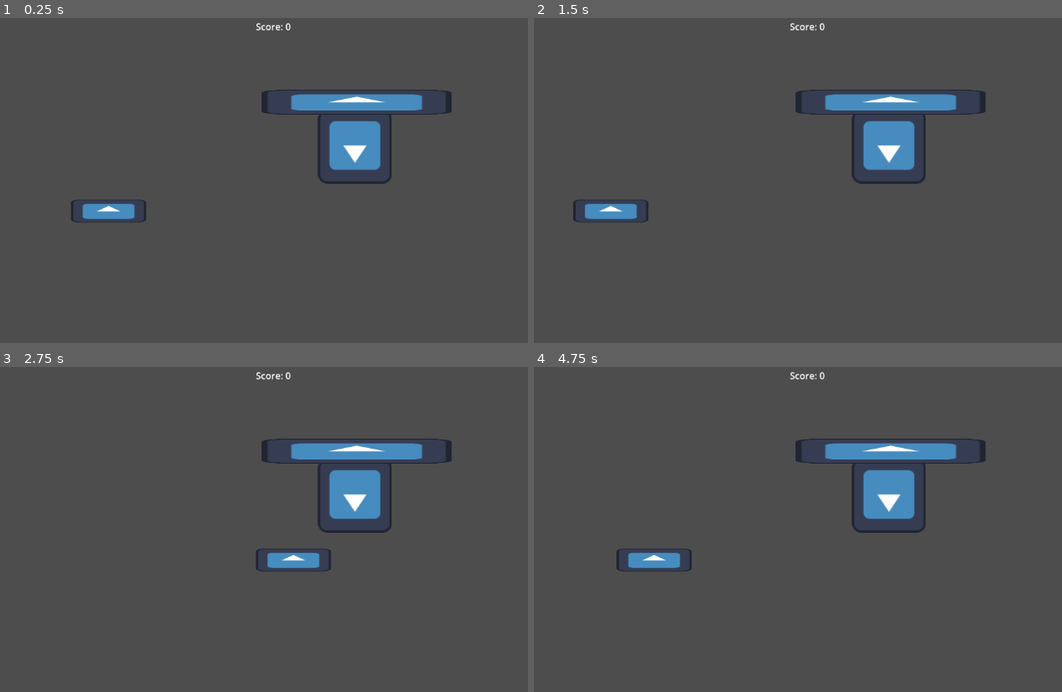
Above: before the commit, frames 1-4 (two rows, left to right).
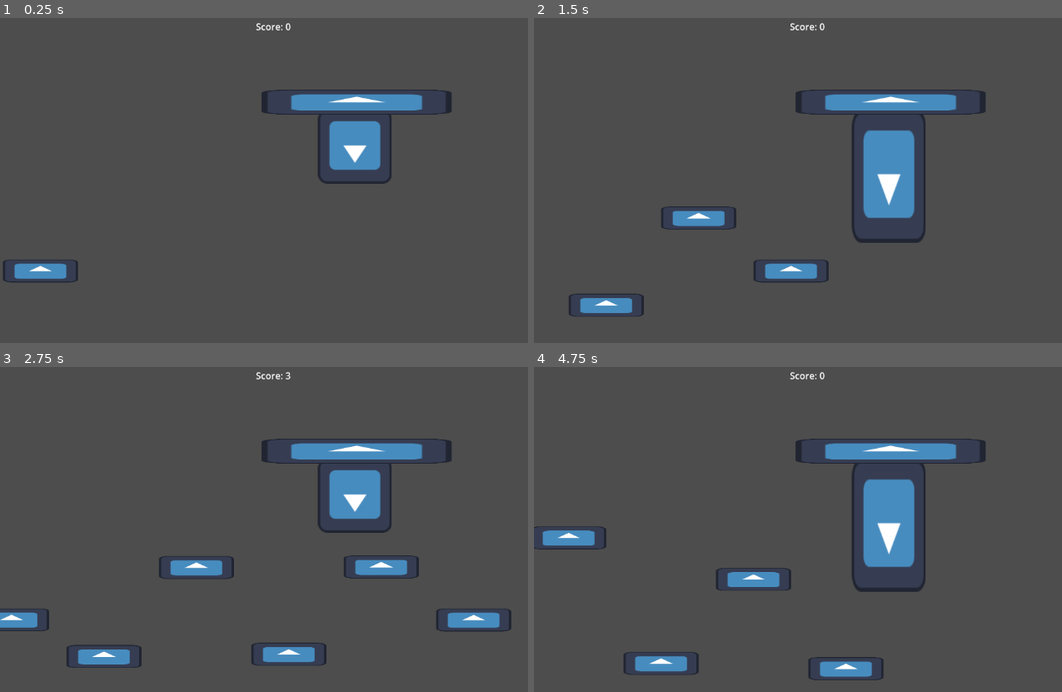
Above: after the commit, the same moments.

Repository: alexbernachi/GMTK-Game-Jam
Game: Godot game, scene res://scene/proto.tscn
The game is run twice, just before and just after one commit, with the same random seed, the same clock (stepped at 60 frames per second) and the same inputs. The project has no main scene, so this scene is started directly. The engine's default icon, where the game draws it, is replaced by a stand-in: a white triangle on a blue panel in a dark square.
Inputs:
- Up to frame 1 (0.25 s): no input
- Up to frame 2 (1.5 s): hold S (Decrease) 0.53-1.28 s; tap W (Increase) at 1.35 s
- Up to frame 3 (2.75 s): hold S (Decrease) from 2.03 s (still down)
- Up to frame 4 (4.75 s): release S (Decrease) at 2.78 s; tap W (Increase) at 2.85, 4.35 s; hold S (Decrease) 3.53-4.28 s

The runs differ from the first frame. In frame 1, 1.2% of the frame differs, in the area x 0-28%, y 55-82%; in frame 2, 4.7%; in frame 3, 4.1%; in frame 4, 5.4%, in the area x 0-75%, y 29-97%.

Commit message:
FIx the enemy spawn

Diff:
--- a/scene/proto.gd
+++ b/scene/proto.gd
@@ -1,21 +1,36 @@
 extends Node2D
+
+var Scissors = preload("res://scene/scissor.tscn")
 
 @onready var Score_Label = $Label
 @onready var spawner_timer = $SpawnerTimer
 
+var Y_rand: float
+
 # Called when the node enters the scene tree for the first time.
 func _ready():
 	Score_Label.text = "Score: 0"
+	randomize()
 
 	pass # Replace with function body.
 
 
 # Called every frame. 'delta' is the elapsed time since the previous frame.
 func _process(_delta):
-
+	if spawner_timer.is_stopped():
+		Spawner()
 	pass
 
 
 func _on_player_point(value):
 	Score_Label.text = "Score: " + str(value)
 	pass # Replace with function body.
+
+
+func Spawner():
+	var Instant = Scissors.instantiate()
+
+	Instant.position =  Vector2(0, randf_range(300, 600))
+	add_child(Instant)
+	spawner_timer.start()
+	pass
--- a/scene/proto.tscn
+++ b/scene/proto.tscn
@@ -1,15 +1,11 @@
-[gd_scene load_steps=7 format=3 uid="uid://lflorxq7pyns"]
+[gd_scene load_steps=5 format=3 uid="uid://lflorxq7pyns"]
 
 [ext_resource type="Script" path="res://scene/proto.gd" id="1_8hhvu"]
 [ext_resource type="Texture2D" uid="uid://1prkiuwclydx" path="res://icon.svg" id="1_cwai1"]
 [ext_resource type="Script" path="res://scene/player.gd" id="1_koyvy"]
-[ext_resource type="Script" path="res://scene/scissor.gd" id="4_06sdw"]
 
 [sub_resource type="RectangleShape2D" id="RectangleShape2D_85vg7"]
 size = Vector2(128, 128)
-
-[sub_resource type="RectangleShape2D" id="RectangleShape2D_xr3i1"]
-size = Vector2(130, 36)
 
 [node name="Proto" type="Node2D"]
 script = ExtResource("1_8hhvu")
@@ -39,22 +35,8 @@
 offset_bottom = 32.0
 text = "Score: "
 
-[node name="Scissor" type="Area2D" parent="."]
-position = Vector2(113, 340)
-rotation = 3.14159
-script = ExtResource("4_06sdw")
-metadata/_edit_group_ = true
-
-[node name="CollisionShape2D" type="CollisionShape2D" parent="Scissor"]
-shape = SubResource("RectangleShape2D_xr3i1")
-
-[node name="Icon" type="Sprite2D" parent="Scissor"]
-rotation = -3.14159
-scale = Vector2(1.016, 0.31)
-texture = ExtResource("1_cwai1")
-
 [node name="SpawnerTimer" type="Timer" parent="."]
 wait_time = 0.5
+one_shot = true
 
 [connection signal="Point" from="Player" to="." method="_on_player_point"]
-[connection signal="body_entered" from="Scissor" to="Scissor" method="_on_body_entered"]
--- a/scene/scissor.gd
+++ b/scene/scissor.gd
@@ -1,4 +1,6 @@
 extends Area2D
+
+class_name Enemy
 
 const SPEED = 300.0
 
@@ -11,6 +13,5 @@
 @warning_ignore("unused_parameter")
 func _on_body_entered(body):
 	get_tree().call_deferred("change_scene_to_file", "res://scene/proto.tscn")
-	#get_tree().change_scene_to_file("res://scene/proto.tscn")
 	print("Dead")
 	pass # Replace with function body.
--- /dev/null
+++ b/scene/scissor.tscn
@@ -0,0 +1,25 @@
+[gd_scene load_steps=4 format=3 uid="uid://bjfntw51oa6tq"]
+
+[ext_resource type="Script" path="res://scene/scissor.gd" id="1_r3pml"]
+[ext_resource type="Texture2D" uid="uid://1prkiuwclydx" path="res://icon.svg" id="2_hkvhs"]
+
+[sub_resource type="RectangleShape2D" id="RectangleShape2D_xr3i1"]
+size = Vector2(130, 36)
+
+[node name="Scissor" type="Area2D"]
+rotation = 3.14159
+script = ExtResource("1_r3pml")
+metadata/_edit_group_ = true
+
+[node name="CollisionShape2D" type="CollisionShape2D" parent="."]
+shape = SubResource("RectangleShape2D_xr3i1")
+
+[node name="Icon" type="Sprite2D" parent="."]
+rotation = -3.14159
+scale = Vector2(1.016, 0.31)
+texture = ExtResource("2_hkvhs")
+
+[node name="VisibleOnScreenEnabler2D" type="VisibleOnScreenEnabler2D" parent="."]
+scale = Vector2(6.42378, 1.96703)
+
+[connection signal="body_entered" from="." to="." method="_on_body_entered"]
